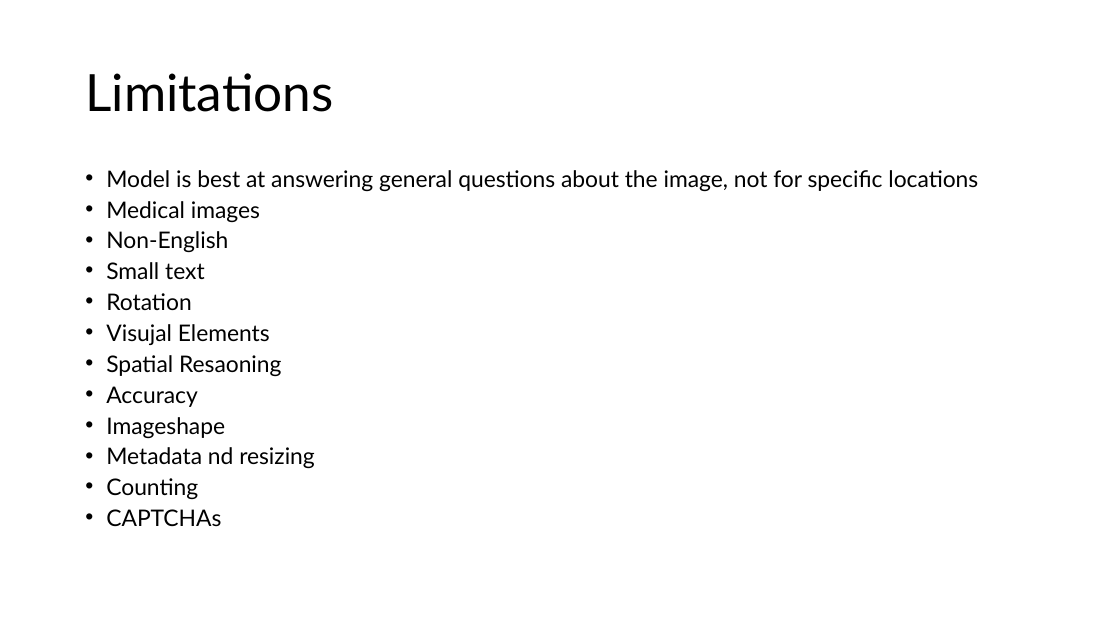
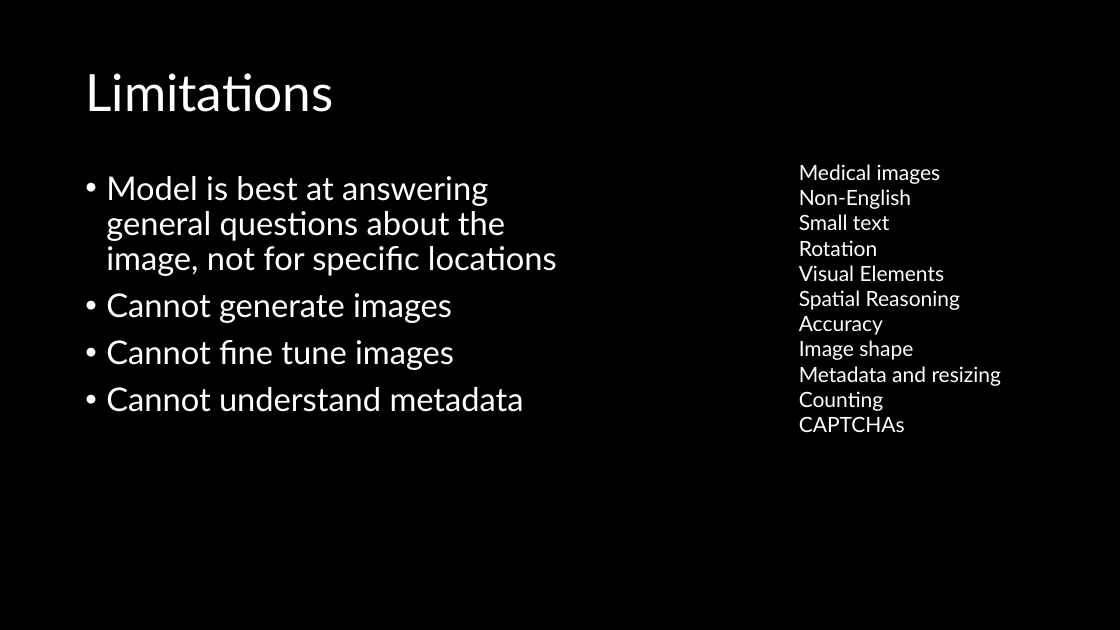
Before and after one commit to sammmmmmiller/CS584, a slide deck: slide 13 of cs584present.pptx. Drawn at 1120x630 pixels with LibreOffice and Linux fonts; fonts in the diff are those of the drawing. Boxes give left, top, right and bottom in pixels: in the first picture for what was removed or moved away, otherwise in the second. Text is boxed around its words. In the diff, an @@ line names an element or a change of style, - is before the commit and + after.

```diff
--- a/cs584present.pptx
+++ b/cs584present.pptx
@@ background #FFFFFF to #000000 @@
@@ title "Limitations" at bbox=[85, 73, 333, 112]: text colour #000000 to #FFFFFF @@
@@ text at bbox=[106, 176, 557, 276]: size 19.6 to 28 pt, text colour #000000 to #FFFFFF in "Model is best at answering general questions ..."; line spacing 0.7 to 0.9 @@
@@ text added at bbox=[799, 164, 1002, 432], 18 pt, text #FFFFFF @@
+Medical images
+Non-English
+Small text
+Rotation
+Visual Elements
+Spatial Reasoning
+Accuracy
+Image shape
+Metadata and resizing
+Counting
+CAPTCHAs
@@ text at bbox=[106, 293, 524, 412]: text changed; size 19.6 to 28 pt; text colour #000000 to #FFFFFF @@
-• Medical images
-• Non-English
-• Small text
-• Rotation
-• Visujal Elements
-• Spatial Resaoning
-• Accuracy
-• Imageshape
-• Metadata nd resizing
-• Counting
-• CAPTCHAs
+• Cannot generate images
+• Cannot fine tune images
+• Cannot understand metadata
```
Also in this commit, not shown: 21 other slides changed, 4 slides added, 3 slides removed.
